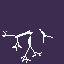
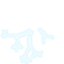
Before/after of a (64, 64) layered artwork. What changed in the layer stack:
hid "Background" over bbox(0, 0, 64, 64)
